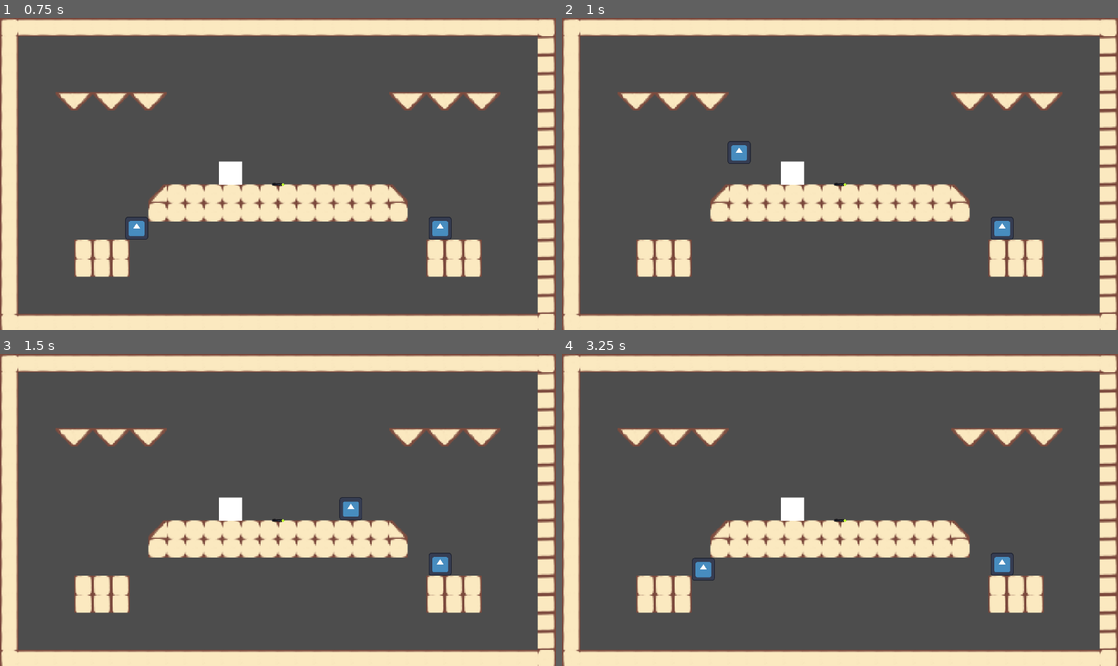
Above: before the commit, frames 1-4 (two rows, left to right).
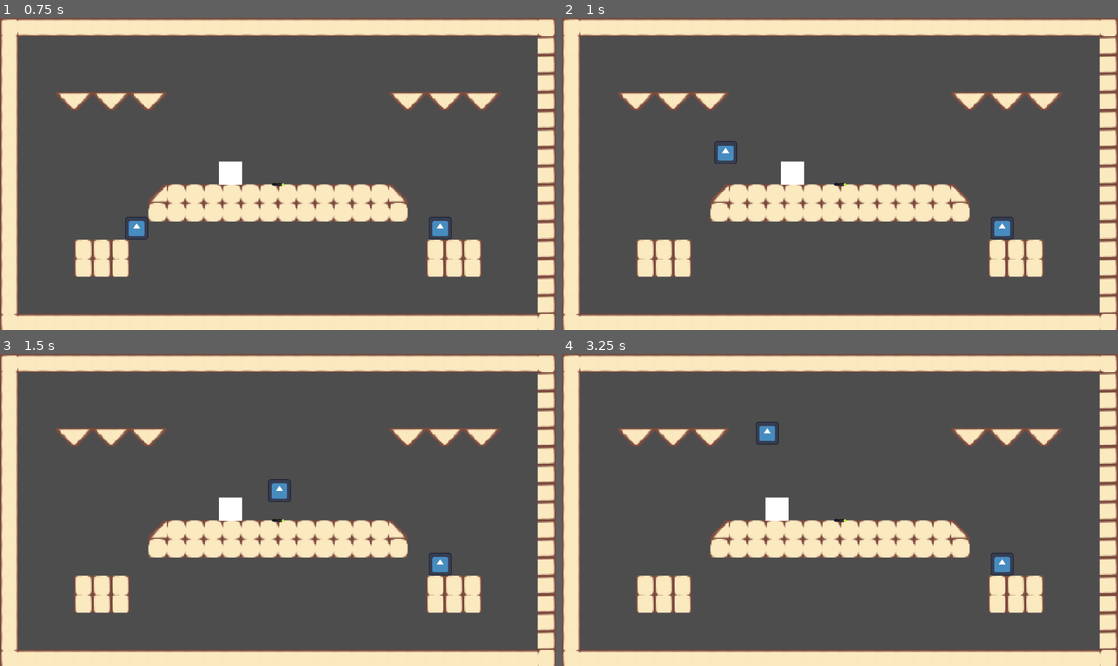
Above: after the commit, the same moments.

Repository: SGtrinkets/2D_horror_fireboy_watergirl
Game: Godot game, scene res://scenes/level.tscn
The game is run twice, just before and just after one commit, with the same random seed, the same clock (stepped at 60 frames per second) and the same inputs. The engine's default icon, where the game draws it, is replaced by a stand-in: a white triangle on a blue panel in a dark square.
Inputs:
- Up to frame 1 (0.75 s): hold Right (arrow_right) from 0.53 s (still down)
- Up to frame 2 (1 s): keep holding Right (arrow_right); tap Up (arrow_up) at 0.77 s
- Up to frame 3 (1.5 s): keep holding Right (arrow_right)
- Up to frame 4 (3.25 s): tap Up (arrow_up) at 1.52, 3.02 s; release Right (arrow_right) at 2.03 s; hold Left (arrow_left) from 2.03 s (still down)

Frame 1 is identical in both runs. In frame 2, 0.3% of the frame differs, in the area x 27-34%, y 39-47%; in frame 3, 0.4%; in frame 4, 0.8%, in the area x 23-44%, y 21-73%.

Commit message:
basic menu added, door nodes added

Diff:
--- /dev/null
+++ b/player.gd
@@ -0,0 +1,13 @@
+class_name player
+extends CharacterBody2D
+
+const SPEED : float = 200.0
+const JUMP_VELOCITY : float = -400.0
+var push_force : float = 50.0
+
+
+func collision_detect():
+	for i in get_slide_collision_count():
+		var slide = get_slide_collision(i)
+		if slide.get_collider() is RigidBody2D:
+			slide.get_collider().apply_central_impulse(-slide.get_normal() * push_force)
--- a/scenes/box.tscn
+++ b/scenes/box.tscn
@@ -1,6 +1,7 @@
 [gd_scene load_steps=4 format=3 uid="uid://b7qc4cdp3ikkb"]
 
 [sub_resource type="PhysicsMaterial" id="PhysicsMaterial_on5l8"]
+friction = 0.25
 
 [sub_resource type="CanvasTexture" id="CanvasTexture_on5l8"]
 
@@ -9,6 +10,7 @@
 [node name="box" type="RigidBody2D"]
 collision_layer = 4
 collision_mask = 5
+mass = 8.0
 physics_material_override = SubResource("PhysicsMaterial_on5l8")
 
 [node name="Sprite2D" type="Sprite2D" parent="."]
--- /dev/null
+++ b/scenes/door_arrow.gd
@@ -0,0 +1,5 @@
+extends Node2D
+
+
+func _on_area_2d_body_entered(body: Node2D) -> void:
+	pass # Replace with function body.
--- /dev/null
+++ b/scenes/door_arrow.tscn
@@ -0,0 +1,21 @@
+[gd_scene load_steps=4 format=3 uid="uid://d0bpj5pla767a"]
+
+[ext_resource type="Script" uid="uid://jpi2ti74owhk" path="res://scenes/door_arrow.gd" id="1_e2p1h"]
+[ext_resource type="Texture2D" uid="uid://dabu1nyngsbay" path="res://textures/door_arrow_temp.jpg" id="1_y662b"]
+
+[sub_resource type="RectangleShape2D" id="RectangleShape2D_y662b"]
+size = Vector2(20, 40)
+
+[node name="door_arrow" type="Node2D"]
+script = ExtResource("1_e2p1h")
+
+[node name="Sprite2D" type="Sprite2D" parent="."]
+scale = Vector2(0.02, 0.04)
+texture = ExtResource("1_y662b")
+
+[node name="Area2D" type="Area2D" parent="."]
+
+[node name="CollisionShape2D" type="CollisionShape2D" parent="Area2D"]
+shape = SubResource("RectangleShape2D_y662b")
+
+[connection signal="body_entered" from="Area2D" to="." method="_on_area_2d_body_entered"]
--- /dev/null
+++ b/scenes/door_key.gd
@@ -0,0 +1,6 @@
+extends Node2D
+
+
+
+func _on_area_2d_body_entered(body: Node2D) -> void:
+	pass # Replace with function body.
--- /dev/null
+++ b/scenes/door_key.tscn
@@ -0,0 +1,21 @@
+[gd_scene load_steps=4 format=3 uid="uid://dn1yhm2sd5aab"]
+
+[ext_resource type="Texture2D" uid="uid://2kal87dwlxs7" path="res://textures/door_key_temp.jpg" id="1_0rmhr"]
+[ext_resource type="Script" uid="uid://bnjjvgq3qba3m" path="res://scenes/door_key.gd" id="1_si2ci"]
+
+[sub_resource type="RectangleShape2D" id="RectangleShape2D_0rmhr"]
+size = Vector2(20, 40)
+
+[node name="door_key" type="Node2D"]
+script = ExtResource("1_si2ci")
+
+[node name="Sprite2D" type="Sprite2D" parent="."]
+scale = Vector2(0.02, 0.04)
+texture = ExtResource("1_0rmhr")
+
+[node name="Area2D" type="Area2D" parent="."]
+
+[node name="CollisionShape2D" type="CollisionShape2D" parent="Area2D"]
+shape = SubResource("RectangleShape2D_0rmhr")
+
+[connection signal="body_entered" from="Area2D" to="." method="_on_area_2d_body_entered"]
--- /dev/null
+++ b/scenes/main_menu.tscn
@@ -0,0 +1,52 @@
+[gd_scene load_steps=2 format=3 uid="uid://c238dft7n6ne5"]
+
+[ext_resource type="Script" uid="uid://drafhvco4ak8b" path="res://scripts/menu.gd" id="1_l6cm7"]
+
+[node name="main_menu" type="Control"]
+layout_mode = 3
+anchors_preset = 15
+anchor_right = 1.0
+anchor_bottom = 1.0
+grow_horizontal = 2
+grow_vertical = 2
+script = ExtResource("1_l6cm7")
+
+[node name="MarginContainer" type="MarginContainer" parent="."]
+layout_mode = 1
+anchors_preset = 6
+anchor_left = 1.0
+anchor_top = 0.5
+anchor_right = 1.0
+anchor_bottom = 0.5
+offset_left = -178.0
+offset_top = -40.0
+offset_right = -79.0
+offset_bottom = 114.0
+grow_horizontal = 0
+grow_vertical = 2
+
+[node name="VBoxContainer" type="VBoxContainer" parent="MarginContainer"]
+layout_mode = 2
+size_flags_horizontal = 4
+theme_override_constants/separation = 10
+
+[node name="start" type="Button" parent="MarginContainer/VBoxContainer"]
+layout_mode = 2
+text = "Start"
+
+[node name="select_level" type="Button" parent="MarginContainer/VBoxContainer"]
+layout_mode = 2
+text = "Select Level"
+
+[node name="options" type="Button" parent="MarginContainer/VBoxContainer"]
+layout_mode = 2
+text = "Options"
+
+[node name="quit" type="Button" parent="MarginContainer/VBoxContainer"]
+layout_mode = 2
+text = "Leave"
+
+[connection signal="pressed" from="MarginContainer/VBoxContainer/start" to="." method="_on_start_pressed"]
+[connection signal="pressed" from="MarginContainer/VBoxContainer/select_level" to="." method="_on_select_level_pressed"]
+[connection signal="pressed" from="MarginContainer/VBoxContainer/options" to="." method="_on_options_pressed"]
+[connection signal="pressed" from="MarginContainer/VBoxContainer/quit" to="." method="_on_quit_pressed"]
--- /dev/null
+++ b/scripts/level.gd
@@ -0,0 +1,11 @@
+extends Node2D
+
+
+# Called when the node enters the scene tree for the first time.
+func _ready() -> void:
+	pass # Replace with function body.
+
+
+# Called every frame. 'delta' is the elapsed time since the previous frame.
+func _process(delta: float) -> void:
+	pass
--- /dev/null
+++ b/scripts/menu.gd
@@ -0,0 +1,27 @@
+extends Control
+
+const first_level = preload("res://scenes/level.tscn")
+# Called when the node enters the scene tree for the first time.
+func _ready() -> void:
+	pass # Replace with function body.
+
+
+# Called every frame. 'delta' is the elapsed time since the previous frame.
+func _process(delta: float) -> void:
+	pass
+
+
+func _on_start_pressed() -> void:
+	get_tree().change_scene_to_packed(first_level)
+
+
+func _on_select_level_pressed() -> void:
+	pass # Replace with function body.
+
+
+func _on_options_pressed() -> void:
+	pass # Replace with function body.
+
+
+func _on_quit_pressed() -> void:
+	get_tree().quit()
--- a/scripts/player_arrow.gd
+++ b/scripts/player_arrow.gd
@@ -1,22 +1,13 @@
-extends CharacterBody2D
-
-
-const SPEED : float = 300.0
-const JUMP_VELOCITY : float = -400.0
-var push_force : float = 80.0
+extends player
 
 
 func _physics_process(delta: float) -> void:
-	# Add the gravity.
 	if not is_on_floor():
 		velocity += get_gravity() * delta
 
-	# Handle jump.
 	if Input.is_action_just_pressed("arrow_up") and is_on_floor():
 		velocity.y = JUMP_VELOCITY
 
-	# Get the input direction and handle the movement/deceleration.
-	# As good practice, you should replace UI actions with custom gameplay actions.
 	var direction := Input.get_axis("arrow_left", "arrow_right")
 	if direction:
 		velocity.x = direction * SPEED
@@ -24,7 +15,4 @@
 		velocity.x = move_toward(velocity.x, 0, SPEED)
 
 	move_and_slide()
-	for i in get_slide_collision_count():
-		var slide = get_slide_collision(i)
-		if slide.get_collider() is RigidBody2D:
-			slide.get_collider().apply_central_impulse(-slide.get_normal() * push_force)
+	collision_detect()
--- a/scripts/player_keys.gd
+++ b/scripts/player_keys.gd
@@ -1,21 +1,12 @@
-extends CharacterBody2D
-
-
-const SPEED : float = 300.0
-const JUMP_VELOCITY : float = -400.0
-var push_force : float = 80.0
+extends player
 
 func _physics_process(delta: float) -> void:
-	# Add the gravity.
 	if not is_on_floor():
 		velocity += get_gravity() * delta
 
-	# Handle jump.
 	if Input.is_action_just_pressed("key_up") and is_on_floor():
 		velocity.y = JUMP_VELOCITY
 
-	# Get the input direction and handle the movement/deceleration.
-	# As good practice, you should replace UI actions with custom gameplay actions.
 	var direction := Input.get_axis("key_left", "key_right")
 	if direction:
 		velocity.x = direction * SPEED
@@ -23,7 +14,4 @@
 		velocity.x = move_toward(velocity.x, 0, SPEED)
 
 	move_and_slide()
-	for i in get_slide_collision_count():
-		var slide = get_slide_collision(i)
-		if slide.get_collider() is RigidBody2D:
-			slide.get_collider().apply_central_impulse(-slide.get_normal() * push_force)
+	collision_detect()
Not shown, added: player.gd.uid
Not shown, added: scenes/door_arrow.gd.uid
Not shown, added: scenes/door_key.gd.uid
Not shown, added: scripts/level.gd.uid
Not shown, added: scripts/menu.gd.uid
Binary file added: textures/door_arrow_temp.jpg
Not shown, added: textures/door_arrow_temp.jpg.import
Binary file added: textures/door_key_temp.jpg
Not shown, added: textures/door_key_temp.jpg.import
